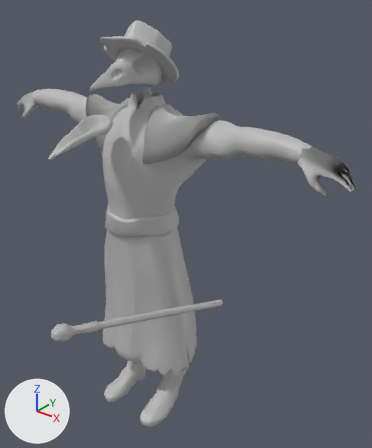
Renders of the FBX model Assets/Art/Animations/New/morgueEnemy/raven/walk.fbx from each side of a commit.
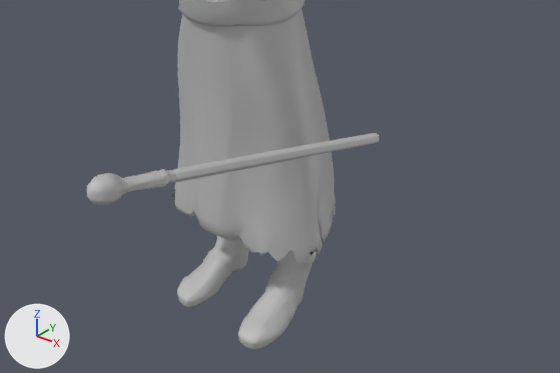
The first picture shows the older version from a 50 mm camera at (2.31, -2.4, 1.75) aimed at (0.31, 0.1, 0.2). The close-ups show both versions on the part from 0% to 88% of the width and 49% to 98% of the height of that picture; other places that the commit changed are outside them. Every picture has the same lights, and +X, +Y and +Z are marked at lower left. Where no turn or scale is listed for an object, it has been applied to the vertices.

The first close-up shows 'Abrigo', 'Botas', 'Cinturon', 'polySurface1'.
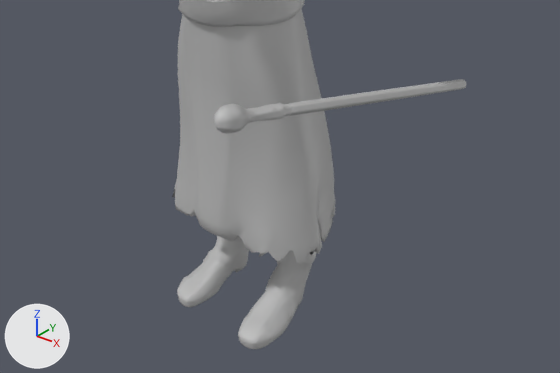
Pixel boxes [x1, y1, x2, y2] of what changed, in the close-ups (560 x 373 px):
```json
{"object": "polySurface1", "change": "moved", "before": [87, 133, 379, 205], "after": [214, 79, 466, 134]}
```

Edits to the scene script, one JSON object a line:
```json
{"op": "set", "path": "ob_polysurface1.location", "old": "(0.455, -0.47, -0.187)", "new": "(0.602, -0.026, -0.08)"}
```
